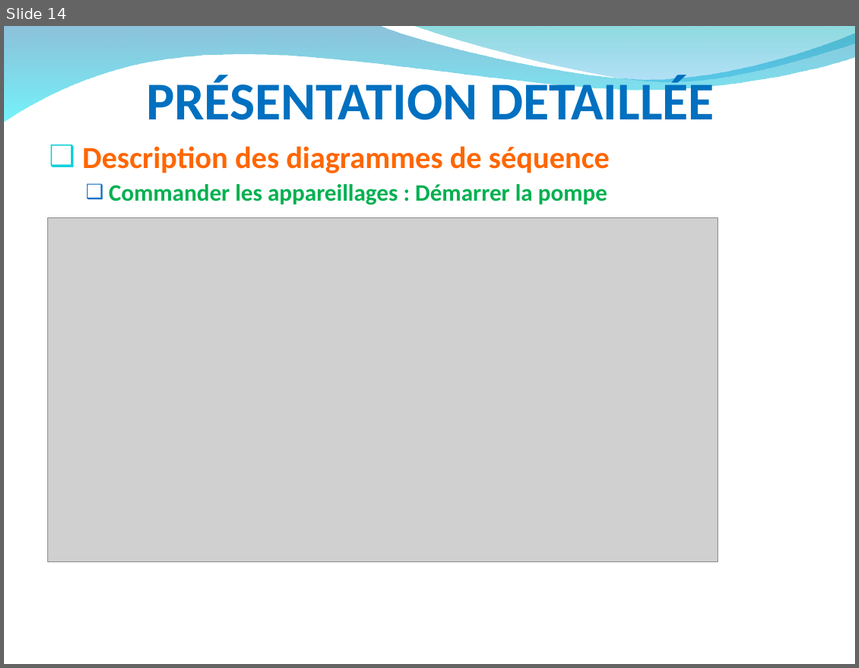
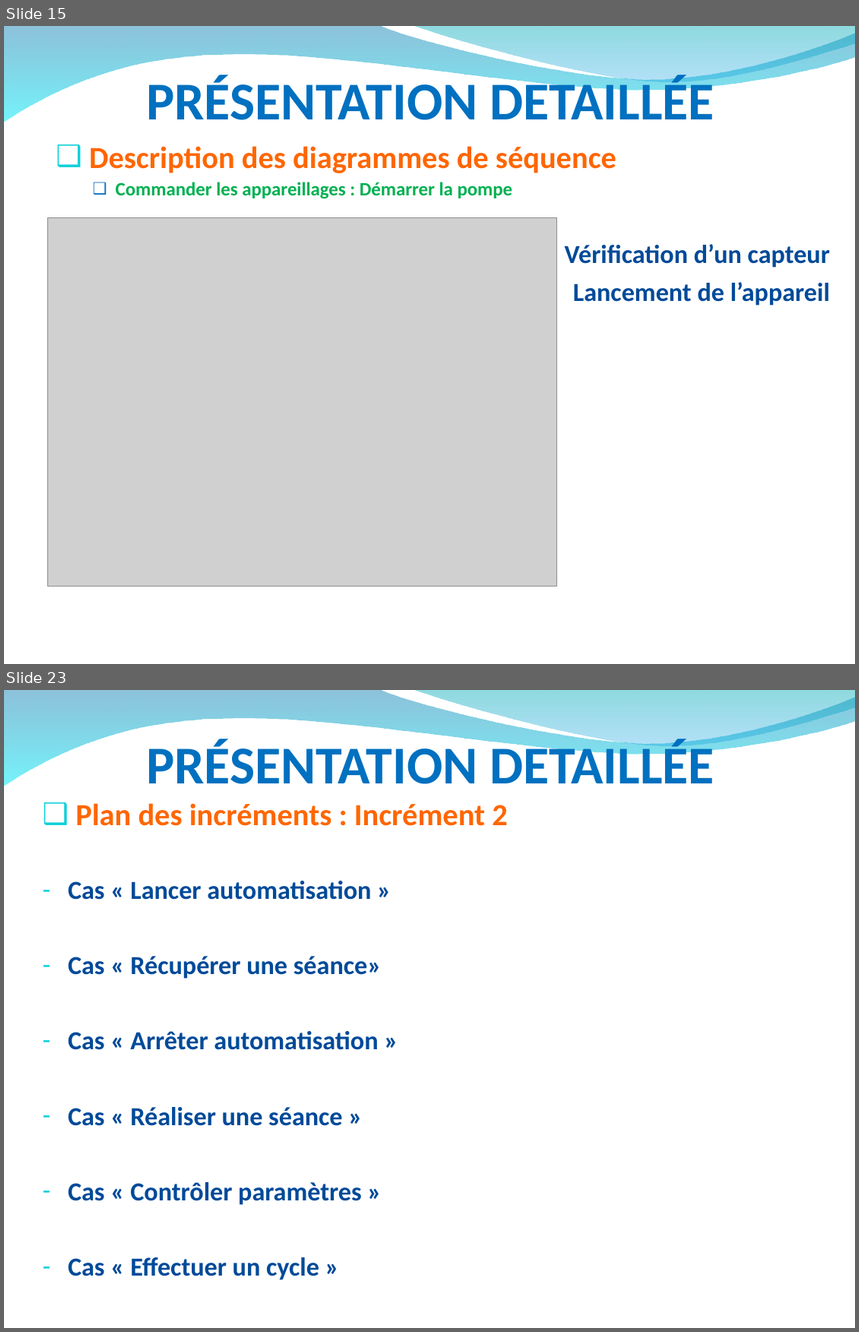
Before and after one commit to hardware/AscenseurPoissons, a slide deck: DOSSIERS A RENDRE/RevueAnalysePPT.ppt. Shown one above the other, each under a label of ours: slide 14 before the commit, slides 15 and 23 after it; the slides between them are not shown. The pictures are 859x668 and 859x1332 pixels, drawn with LibreOffice and Linux fonts; fonts in the diff are those of the drawing; grey boxes stand for pictures; background and template pictures are left out. Boxes give left, top, right and bottom in pixels: in the first picture for what was removed or moved away, otherwise in the second. Text is boxed around its words. In the diff, an @@ line names an element or a change of style, - is before the commit and + after.

```diff
--- a/DOSSIERS A RENDRE/RevueAnalysePPT.ppt
+++ b/DOSSIERS A RENDRE/RevueAnalysePPT.ppt
@@ slide 23 added at [4, 690, 855, 1328], background picture (left out); not listed: 2 template elements that a slide beside it also shows @@
@@ title added at [146, 739, 715, 784], 45 pt, text #0070C0, bold @@
+PRÉSENTATION DETAILLÉE
@@ text added at [68, 803, 507, 1277], 22 pt, text #004A99, bold @@
+❑ Plan des incréments : Incrément 2
+– Cas « Lancer automatisation »
+– Cas « Récupérer une séance»
+– Cas « Arrêter automatisation »
+– Cas « Réaliser une séance »
+– Cas « Contrôler paramètres »
+– Cas « Effectuer un cycle »
@@ what was slide 14 is now slide 15 @@
@@ slide 15 changed as well @@
@@ text "Description des diagrammes de séquence": place and size @@
-text "Description des diagrammes de séquence" at [82, 146, 610, 205]
+text "Description des diagrammes de séquence" at [89, 146, 830, 306]
@@ text at [116, 182, 513, 199]: size 20 to 16 pt in "Commander les appareillages : Démarrer la pompe"; less space between paragraphs @@
@@ picture: place and size @@
-picture at [47, 218, 718, 561]
+picture at [47, 218, 557, 586]
@@ text at [565, 244, 830, 306]: paragraphs added @@
+Vérification d’un capteur
+Lancement de l’appareil
```
Also in this commit, not shown: 8 other slides changed, 9 other slides added, 13 slides removed.
